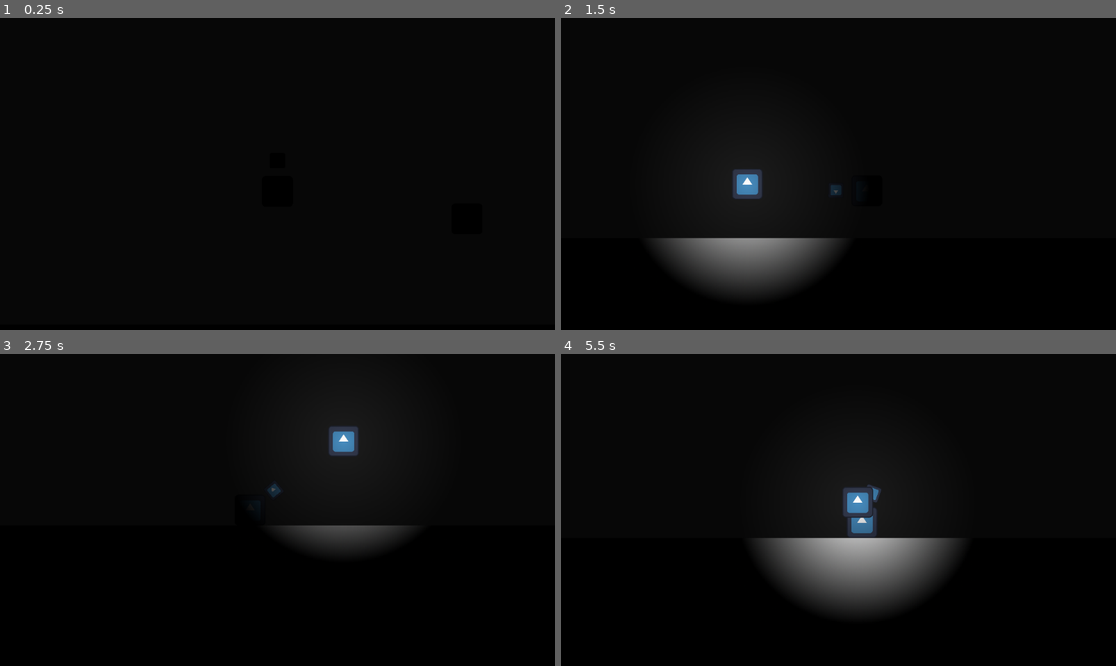
Above: before the commit, frames 1-4 (two rows, left to right).
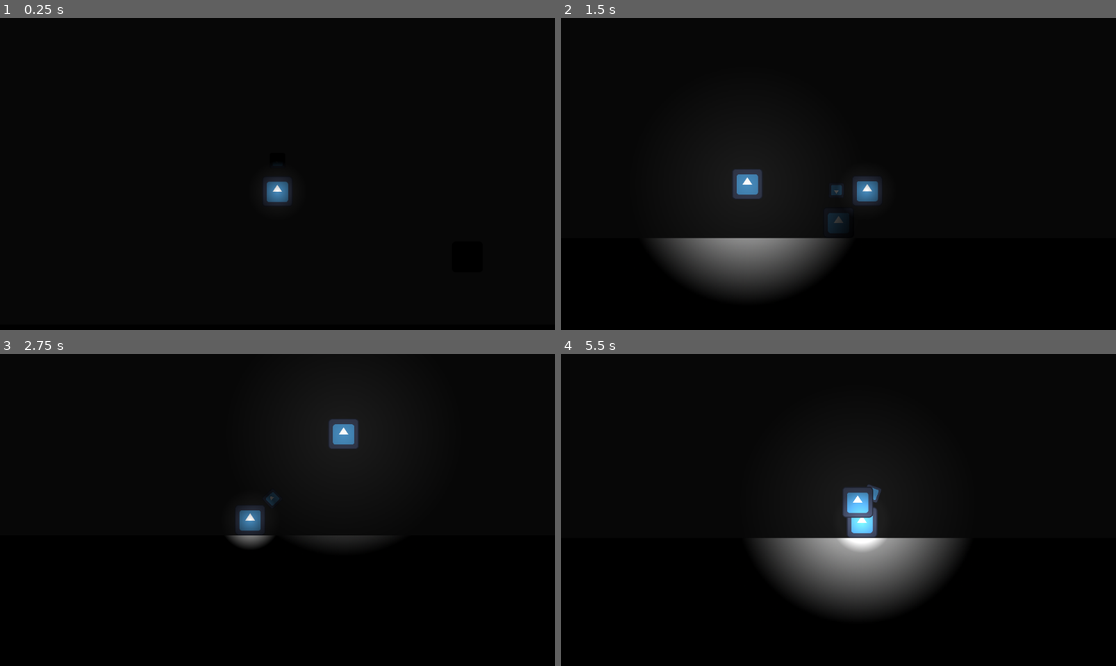
Above: after the commit, the same moments.

Repository: shiftfox/lightformer
Game: Godot game, scene res://scenes/sandbox.tscn
Two runs of this game, one before a commit and one after it. Both use one fixed random seed, a clock stepped at 60 frames per second and the inputs below. The engine's default icon, where the game draws it, is replaced by a stand-in: a white triangle on a blue panel in a dark square.
Inputs (mouse positions are in pixels of both pictures, inside the frame that each line leads up to):
- Up to frame 1 (0.25 s): no input
- Up to frame 2 (1.5 s): move the mouse to (960, 158) at 0.52 s; hold Right mouse button (glide) 0.53-1.28 s; hold Right (right) from 0.53 s (still down); tap Space (jump) at 0.77 s; move the mouse to (727, 189) at 1.27 s; click (727, 189) at 1.35 s
- Up to frame 3 (2.75 s): tap Space (jump) at 1.52 s; move the mouse to (333, 441) at 2.02 s; release Right (right) at 2.03 s; hold Left (left) from 2.03 s (still down); hold Right mouse button (glide) from 2.03 s (still down)
- Up to frame 4 (5.5 s): move the mouse to (810, 572) at 2.77 s; release Left (left) at 2.78 s; release Right mouse button (glide) at 2.78 s; hold Right (right) 2.78-4.28 s; click (810, 572) at 2.85 s; tap Space (jump) at 3.02, 3.77, 4.52 s; move the mouse to (1005, 556) at 3.52 s; hold Right mouse button (glide) 3.53-4.28 s; move the mouse to (672, 463) at 4.27 s; hold Left (left) 4.28-5.03 s; click (672, 463) at 4.35 s; move the mouse to (866, 510) at 5.02 s; hold Right (right) from 5.03 s (still down); hold Right mouse button (glide) from 5.03 s (still down)

The runs differ from the first frame. In frame 1, 0.5% of the frame differs, in the area x 47-53%, y 46-61%; in frame 2, 0.6%; in frame 3, 1.8%, in the area x 41-74%, y 20-62%; in frame 4, 0.9%.

Commit message:
Walking enemies

Diff:
--- a/prefabs/enemy.tscn
+++ b/prefabs/enemy.tscn
@@ -12,6 +12,7 @@
 
 [node name="Enemy" type="CharacterBody2D"]
 script = ExtResource("1_d3phr")
+speed = 125.0
 
 [node name="Sprite" type="Sprite2D" parent="."]
 scale = Vector2(0.25, 0.25)
--- a/prefabs/player.tscn
+++ b/prefabs/player.tscn
@@ -1,9 +1,10 @@
-[gd_scene load_steps=7 format=3 uid="uid://c0ol4a78thm14"]
+[gd_scene load_steps=8 format=3 uid="uid://c0ol4a78thm14"]
 
 [ext_resource type="Script" path="res://scripts/player.gd" id="1_nv0jr"]
 [ext_resource type="Texture2D" uid="uid://c1fe8jqihe25o" path="res://graphics/sprites/icon.svg" id="2_cgcmi"]
 [ext_resource type="PackedScene" uid="uid://70c12jq4jdbu" path="res://prefabs/wand.tscn" id="3_4suad"]
 [ext_resource type="Script" path="res://scripts/health.gd" id="4_q6ewe"]
+[ext_resource type="Texture2D" uid="uid://day326p744ey3" path="res://graphics/sprites/light.webp" id="5_gcutd"]
 
 [sub_resource type="RectangleShape2D" id="RectangleShape2D_7okma"]
 size = Vector2(32, 32)
@@ -40,4 +41,8 @@
 [node name="CollisionShape" type="CollisionShape2D" parent="Hitbox"]
 shape = SubResource("RectangleShape2D_amjq7")
 
+[node name="PointLight" type="PointLight2D" parent="."]
+texture = ExtResource("5_gcutd")
+texture_scale = 0.25
+
 [connection signal="death" from="Health" to="." method="on_health_death"]
--- a/scenes/sandbox.tscn
+++ b/scenes/sandbox.tscn
@@ -21,6 +21,11 @@
 
 [node name="Player" parent="." instance=ExtResource("1_tqmqx")]
 
+[node name="Enemy" parent="." node_paths=PackedStringArray("target") instance=ExtResource("3_vk7s5")]
+position = Vector2(227, 60)
+gravity = Vector2(0, 980)
+target = NodePath("../Player")
+
 [node name="StaticBody" type="StaticBody2D" parent="."]
 
 [node name="Polygon" type="Polygon2D" parent="StaticBody"]
@@ -31,8 +36,3 @@
 
 [node name="CanvasModulate" type="CanvasModulate" parent="."]
 color = Color(0, 0, 0, 1)
-
-[node name="Enemy" parent="." node_paths=PackedStringArray("target") instance=ExtResource("3_vk7s5")]
-position = Vector2(227, 60)
-speed = 125.0
-target = NodePath("../Player")
--- a/scripts/enemy.gd
+++ b/scripts/enemy.gd
@@ -12,7 +12,8 @@
 	var distance = position.distance_to(target.position)
 	if distance > max_distance:
 		var direction = position.direction_to(target.position)
-		velocity = direction * speed
+		if !gravity: velocity = direction * speed
+		else: velocity.x = direction.x * speed
 	move_and_slide()
 
 func hitbox_area_entered(area: Area2D):
